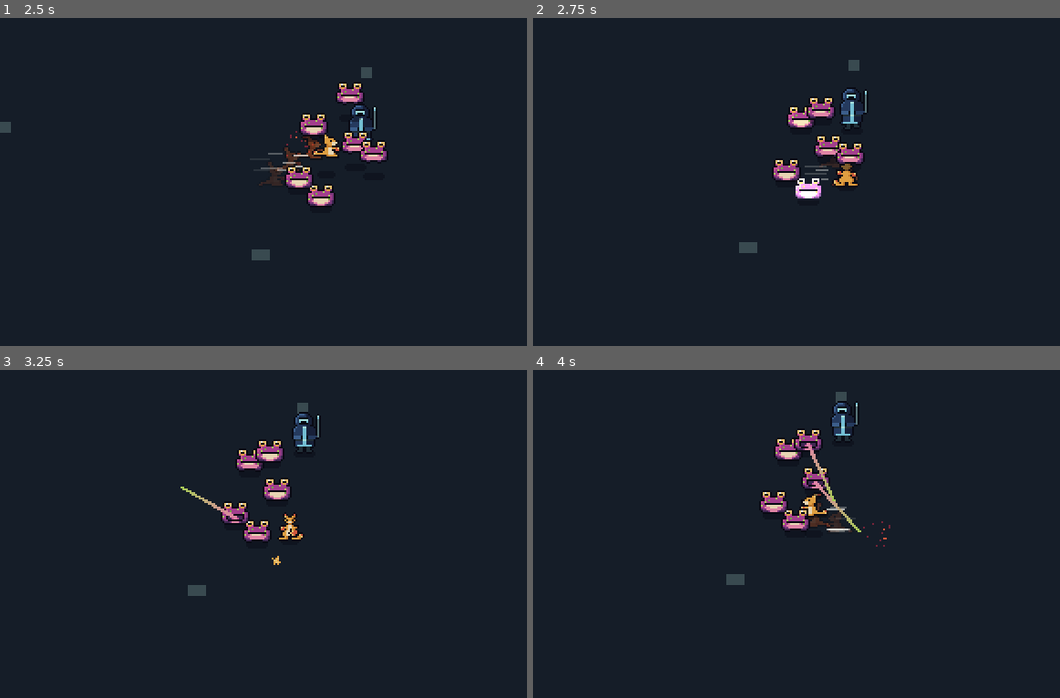
Above: before the commit, frames 1-4 (two rows, left to right).
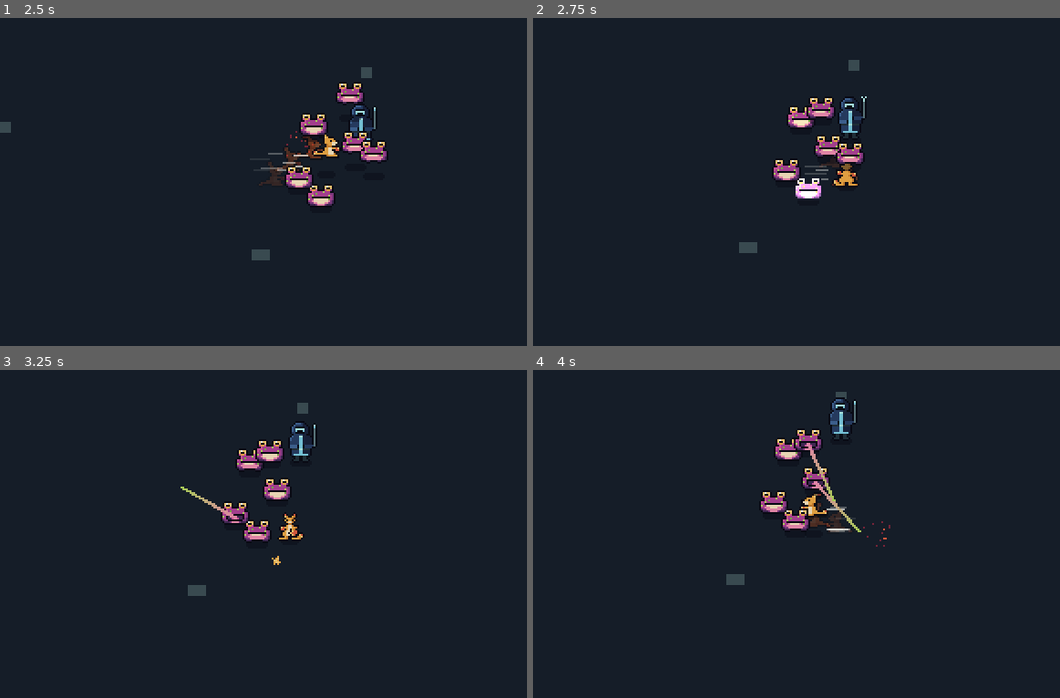
Above: after the commit, the same moments.

Repository: qmkDuran/my-own-art
Game: Godot game, scene res://scenes/main/main.tscn
The game is run twice, just before and just after one commit, with the same random seed, the same clock (stepped at 60 frames per second) and the same inputs.
Inputs (mouse positions are in pixels of both pictures, inside the frame that each line leads up to):
- Up to frame 1 (2.5 s): move the mouse to (421, 165) at 0.52 s; press the mouse at (421, 165) at 0.53 s; hold D (move_right) 0.53-1.28 s; tap Space (dodge) at 0.8, 1.35, 2.3 s; move the mouse to (173, 198) at 1.27 s; release the mouse at (173, 198) at 1.28 s; hold S (move_down) 1.28-2.03 s; click (173, 198) at 1.55 s; move the mouse to (347, 109) at 2.02 s; press the mouse at (347, 109) at 2.03 s; hold D (move_right) from 2.03 s (still down)
- Up to frame 2 (2.75 s): keep holding D (move_right)
- Up to frame 3 (3.25 s): move the mouse to (263, 599) at 2.77 s; release D (move_right) at 2.78 s; release the mouse at (263, 599) at 2.78 s; hold W (move_up) from 2.78 s (still down); tap Space (dodge) at 2.85 s; click (263, 599) at 3.05 s
- Up to frame 4 (4 s): move the mouse to (1002, 583) at 3.52 s; release W (move_up) at 3.53 s; press the mouse at (1002, 583) at 3.53 s; hold A (move_left) from 3.53 s (still down); tap Space (dodge) at 3.8 s

Frame 1 is identical in both runs. In frame 2, 0.4% of the frame differs, in the area x 58-64%, y 21-36%; in frame 3, 0.4%, in the area x 55-61%, y 12-27%; in frame 4, 0.4%.

Commit message:
Warden rod shove; Warden canvas grows to 18x28
- If the player stays within 22px, the Warden winds up (0.5s, glints
  cyan just before), then releases a shockwave ring: 1 damage and a
  knockback push if the player is within 30px and not dodging.
  2.5s cooldown. Uses the summon pose until the shove art arrives.
- Emberoo can be pushed (no control for a moment; a dodge still works).
- Warden sprites padded with 4px of headroom so the rod can rise higher.

Co-Authored-By: Claude Opus 5.5 <noreply@anthropic.com>
Claude-Session: https://claude.ai/code/session_01YABBJVPWvaqtn34m5VQVCp

Diff:
--- /dev/null
+++ b/scenes/effects/shockwave.tscn
@@ -0,0 +1,7 @@
+[gd_scene load_steps=2 format=3]
+
+[ext_resource type="Script" path="res://scripts/effects/shockwave.gd" id="1_shockwave"]
+
+[node name="Shockwave" type="Node2D"]
+z_index = 1
+script = ExtResource("1_shockwave")
--- a/scenes/enemies/handler/handler.tscn
+++ b/scenes/enemies/handler/handler.tscn
@@ -1,10 +1,11 @@
-[gd_scene load_steps=7 format=3]
+[gd_scene load_steps=8 format=3]
 
 [ext_resource type="Script" path="res://scripts/enemies/handler.gd" id="1_handler"]
 [ext_resource type="Script" path="res://scripts/animation/single_view_animator.gd" id="2_animator"]
 [ext_resource type="Script" path="res://scripts/components/health.gd" id="3_health"]
 [ext_resource type="Script" path="res://scripts/effects/hit_flash.gd" id="4_flash"]
 [ext_resource type="PackedScene" path="res://scenes/enemies/toxic_toad/toxic_toad.tscn" id="5_toad"]
+[ext_resource type="PackedScene" path="res://scenes/effects/shockwave.tscn" id="6_shockwave"]
 
 [sub_resource type="CircleShape2D" id="CircleShape2D_body"]
 radius = 5.0
@@ -14,21 +15,26 @@
 motion_mode = 1
 script = ExtResource("1_handler")
 creature_scene = ExtResource("5_toad")
+shockwave_scene = ExtResource("6_shockwave")
 
 [node name="Shadow" type="Polygon2D" parent="."]
 color = Color(0.0352941, 0.0392157, 0.0784314, 0.45)
 polygon = PackedVector2Array(-6, 0, -5, -1.5, 0, -2, 5, -1.5, 6, 0, 5, 1.5, 0, 2, -5, 1.5)
 
 [node name="Sprite" type="AnimatedSprite2D" parent="."]
-position = Vector2(0, -12)
+position = Vector2(0, -14)
 script = ExtResource("2_animator")
 sheet_folder = "res://art/handler"
 sheet_prefix = "handler"
-frame_size = Vector2i(18, 24)
+frame_size = Vector2i(18, 28)
 animation_settings = {
 "idle": {
 "frame_durations": [0.5, 0.5],
 "loops": true
+},
+"shove": {
+"frame_durations": [0.25, 0.25, 0.15],
+"loops": false
 },
 "summon": {
 "frame_durations": [0.2, 0.25, 0.15],
--- a/scripts/animation/single_view_animator.gd
+++ b/scripts/animation/single_view_animator.gd
@@ -36,7 +36,10 @@
 
 
 ## Always starts from the first frame, e.g. for a new hop or attack.
-func replay_animation(action: String) -> void:
+## If the action isn't drawn yet, the stand-in is played instead (when given).
+func replay_animation(action: String, stand_in: String = "") -> void:
+	if not sprite_frames.has_animation(action):
+		action = stand_in
 	if not sprite_frames.has_animation(action):
 		return
 	play(action)
--- a/scripts/creatures/creature.gd
+++ b/scripts/creatures/creature.gd
@@ -19,6 +19,11 @@
 const STANDING_STILL_SPEED := 1.0
 ## Height of the body's middle above the feet, in pixels (negative is up).
 const BODY_HEIGHT := -6.0
+## How fast a push (e.g. a Warden's shove) slows down, in pixels per second squared.
+const PUSH_FRICTION := 600.0
+
+## Seconds left during which a push controls movement instead of the player.
+var _push_seconds_left: float = 0.0
 
 @onready var player_input: PlayerInput = $PlayerInput
 @onready var movement: Movement = $Movement
@@ -39,6 +44,7 @@
 
 
 func _physics_process(delta: float) -> void:
+	_push_seconds_left = maxf(0.0, _push_seconds_left - delta)
 	_start_requested_action()
 	# Leaping out of the way means attacks pass through you.
 	health.is_invulnerable = dodge.is_dodging
@@ -99,6 +105,8 @@
 func _next_velocity(move_direction: Vector2, delta: float) -> Vector2:
 	if dodge.is_dodging:
 		return dodge.dodge_velocity
+	if _is_being_pushed():
+		return velocity.move_toward(Vector2.ZERO, PUSH_FRICTION * delta)
 	if melee_attack.is_attacking:
 		# A short step forward into the punch, then planted feet.
 		return melee_attack.lunge_velocity()
@@ -136,3 +144,15 @@
 ## For the vertical slice, dying simply restarts the level.
 func _on_died() -> void:
 	get_tree().reload_current_scene.call_deferred()
+
+
+## Shoves the creature: it slides with this velocity for a moment, without player control.
+## Interrupts a jab. A dodge can still be used to escape.
+func push(push_velocity: Vector2, duration: float) -> void:
+	melee_attack.cancel()
+	velocity = push_velocity
+	_push_seconds_left = duration
+
+
+func _is_being_pushed() -> bool:
+	return _push_seconds_left > 0.0
--- /dev/null
+++ b/scripts/effects/shockwave.gd
@@ -0,0 +1,34 @@
+class_name Shockwave
+extends Node2D
+## An expanding ring that fades out, e.g. the Warden's rod shove.
+##
+## Spawn it, call play(), and it removes itself when done.
+
+## Thickness of the ring, in pixels.
+@export var ring_width: float = 1.5
+
+var _max_radius: float = 0.0
+var _duration: float = 0.0
+var _color: Color = Color.WHITE
+var _elapsed: float = 0.0
+
+
+func play(max_radius: float, duration: float, color: Color) -> void:
+	_max_radius = max_radius
+	_duration = duration
+	_color = color
+	_elapsed = 0.0
+
+
+func _process(delta: float) -> void:
+	_elapsed += delta
+	if _elapsed >= _duration:
+		queue_free()
+		return
+	queue_redraw()
+
+
+func _draw() -> void:
+	var progress := clampf(_elapsed / _duration, 0.0, 1.0)
+	var faded := Color(_color, _color.a * (1.0 - progress))
+	draw_arc(Vector2.ZERO, _max_radius * progress, 0.0, TAU, 32, faded, ring_width)
--- a/scripts/enemies/handler.gd
+++ b/scripts/enemies/handler.gd
@@ -11,10 +11,11 @@
 ##   WATCHING  -> stands still, keeping an eye on the player
 ##   RETREATING-> walks away because the player is too close (tires out after a bit)
 ##   SUMMONING -> raises the rod; creatures appear at the end
+##   SHOVING   -> player too close: rod glows, then a shockwave knocks them back
 ##   RECOVERING-> knocked back after being hit
 ##   DYING     -> fades away
 
-enum State { WATCHING, RETREATING, SUMMONING, RECOVERING, DYING }
+enum State { WATCHING, RETREATING, SUMMONING, SHOVING, RECOVERING, DYING }
 
 @export_group("Keeping distance")
 ## If the player gets closer than this (pixels), he backs away.
@@ -45,6 +46,28 @@
 ## How far from him new creatures appear, in pixels (min, max).
 @export var summon_radius: Vector2 = Vector2(14, 36)
 
+@export_group("Rod shove")
+## If the player stays this close (pixels), he shoves them away.
+@export var shove_trigger_distance: float = 22.0
+## How far the shockwave reaches, in pixels.
+@export var shove_radius: float = 30.0
+## Seconds the rod glows before the shockwave (the player's chance to dodge).
+@export var shove_windup: float = 0.5
+## Seconds he stays in the pose after the shockwave.
+@export var shove_follow_through: float = 0.15
+## He glints this many seconds before the shockwave (the last-moment cue).
+@export var shove_glint_before: float = 0.12
+@export var shove_glint_color: Color = Color(0.7, 1.0, 1.0)
+@export var shove_damage: int = 1
+## Speed the player is knocked back at, in pixels per second.
+@export var shove_push_speed: float = 170.0
+## Seconds the push controls the player.
+@export var shove_push_time: float = 0.25
+## Seconds before he can shove again.
+@export var shove_cooldown: float = 2.5
+## The ring effect shown when he shoves.
+@export var shockwave_scene: PackedScene
+
 @export_group("Getting hit")
 @export var knockback_speed: float = 80.0
 @export var knockback_friction: float = 500.0
@@ -57,6 +80,9 @@
 var _seconds_until_summon: float = 0.0
 var _seconds_retreating: float = 0.0
 var _seconds_catching_breath: float = 0.0
+var _seconds_until_shove_ready: float = 0.0
+var _has_released_shove: bool = false
+var _has_glinted: bool = false
 ## Untyped on purpose: it can briefly hold creatures that have already been freed.
 var _summoned_creatures: Array = []
 
@@ -77,10 +103,13 @@
 	_time_in_state += delta
 	if _state != State.DYING:
 		_seconds_until_summon -= delta
+		_seconds_until_shove_ready = maxf(0.0, _seconds_until_shove_ready - delta)
 
 	match _state:
 		State.WATCHING, State.RETREATING:
 			_keep_distance_or_summon(delta)
+		State.SHOVING:
+			_shove()
 		State.SUMMONING:
 			_summon()
 		State.RECOVERING, State.DYING:
@@ -92,6 +121,9 @@
 # --- States ---------------------------------------------------------------
 
 func _keep_distance_or_summon(delta: float) -> void:
+	if _should_shove():
+		_start_shove()
+		return
 	if _is_time_to_summon():
 		_start_summon()
 		return
@@ -146,6 +178,63 @@
 		_enter(State.WATCHING, 0.0)
 
 
+# --- Rod shove ------------------------------------------------------------
+
+func _should_shove() -> bool:
+	var player := _find_player()
+	if player == null or _seconds_until_shove_ready > 0.0:
+		return false
+	return global_position.distance_to(player.global_position) <= shove_trigger_distance
+
+
+func _start_shove() -> void:
+	_has_released_shove = false
+	_has_glinted = false
+	sprite.replay_animation("shove", "summon")
+	_enter(State.SHOVING, shove_windup + shove_follow_through)
+
+
+func _shove() -> void:
+	velocity = Vector2.ZERO
+	var time_to_release := shove_windup - _time_in_state
+	if not _has_glinted and time_to_release <= shove_glint_before:
+		_has_glinted = true
+		hit_flash.flash(shove_glint_color)
+	if not _has_released_shove and time_to_release <= 0.0:
+		_has_released_shove = true
+		_release_shockwave()
+	if _is_state_over():
+		_seconds_until_shove_ready = shove_cooldown
+		_enter(State.WATCHING, 0.0)
+
+
+func _release_shockwave() -> void:
+	_spawn_shockwave_effect()
+	var player := _find_player()
+	if player == null:
+		return
+	var from_warden := player.global_position - global_position
+	if from_warden.length() > shove_radius:
+		return
+
+	var player_health: Health = player.get_node_or_null("Health")
+	if player_health == null or player_health.is_invulnerable:
+		return  # dodged through it
+	player_health.take_damage(shove_damage, global_position)
+	if player.has_method("push"):
+		var direction := from_warden.normalized() if from_warden.length() > 0.1 else Vector2.DOWN
+		player.push(direction * shove_push_speed, shove_push_time)
+
+
+func _spawn_shockwave_effect() -> void:
+	if shockwave_scene == null:
+		return
+	var ring: Shockwave = shockwave_scene.instantiate()
+	get_parent().add_child(ring)
+	ring.global_position = global_position + Vector2(0, -6)
+	ring.play(shove_radius, 0.2, Color(0.643, 0.867, 0.859, 0.9))
+
+
 # --- Summoning ------------------------------------------------------------
 
 func _is_time_to_summon() -> bool:
Binary file changed: art/handler/handler_front.png
Binary file changed: art/handler/handler_idle_sheet.png
Binary file changed: art/handler/handler_summon_sheet.png
Binary file changed: art/handler/handler_walk_sheet.png
